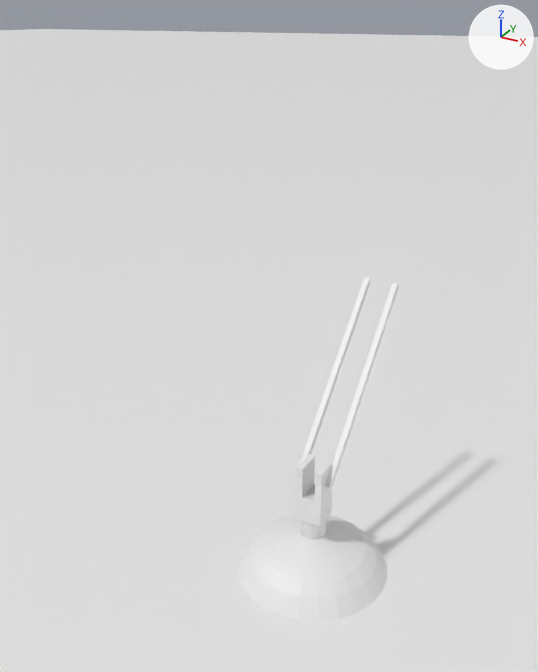
Renders of the Blender file lamp/lamp.blend from each side of a commit.
One viewpoint serves both versions: a camera (50 mm lens) standing at (2.0, -4.35, 4.11) and looking at (-0.45, 0.1, 1.89). The lights are fixed; the arrows at upper right show +X, +Y and +Z.

The first picture shows 'Ground to see shadow of lamp', 'Lamp Base', 'Lower Arm', 'Stem'.
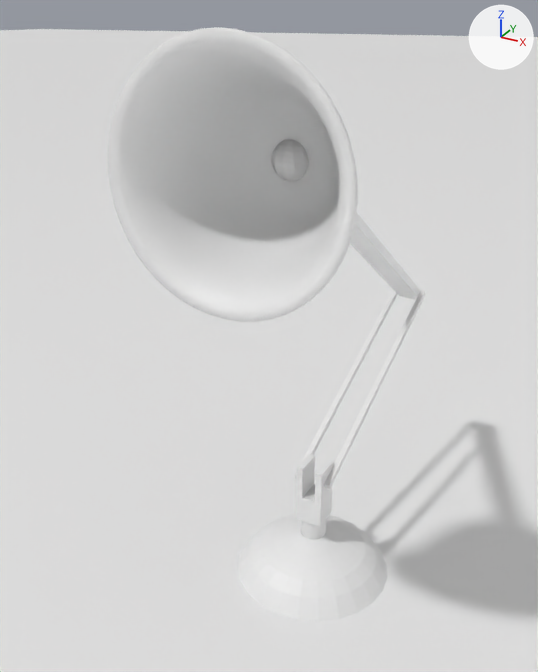
Where the newer file only moved an object's origin or applied its transform, the numbers keep the older frame.

Edits to the bpy script that builds the scene:
```text
Add me_cube:
    me_cube.from_pydata([(-1.0, -1.0, -1.0), (-1.0, -1.0, 24.9), (-1.0, 1.0, -1.0), (-1.0, 1.0, 24.9), (1.0, -1.0, -1.0), (1.0, -1.0, 24.9), (1.0, 1.0, -1.0), (1.0, 1.0, 24.9), (0.0, -0.1, 25.0), (0.6, 0.1, 25.0)], [], [(1, 3, 2, 0), (3, 7, 6, 2), (7, 5, 4, 6), (5, 1, 0, 4), (0, 2, 6, 4), (5, 7, 3, 1)])
Add me_sphere:
    me_sphere.from_pydata(...)  # a UV sphere (12 segments, 12 rings, poles along z) spanning x -0.125..0.125, y -0.125..0.125, z -0.125..0.125
Add cu_beziercircle_001:
    cu_beziercircle_001 = bpy.data.curves.new('BezierCircle.001', 'CURVE')
    cu_beziercircle_001.dimensions = '3D'
    _sp = cu_beziercircle_001.splines.new('BEZIER'); _sp.bezier_points.add(3)
    _sp.bezier_points.foreach_set('co', [-0.5, 0.0, -0.77, 0.0, 0.5, -0.77, 0.5, 0.0, -0.77, 0.0, -0.5, -0.77])
    _sp.bezier_points.foreach_set('handle_left', [-0.5, -0.276, -0.77, -0.276, 0.5, -0.77, 0.5, 0.276, -0.77, 0.276, -0.5, -0.77])
    _sp.bezier_points.foreach_set('handle_right', [-0.5, 0.276, -0.77, 0.276, 0.5, -0.77, 0.5, -0.276, -0.77, -0.276, -0.5, -0.77])
    for _p, _l, _r in zip(_sp.bezier_points, ['AUTO', 'AUTO', 'AUTO', 'AUTO'], ['AUTO', 'AUTO', 'AUTO', 'AUTO']): _p.handle_left_type = _l; _p.handle_right_type = _r
    _sp.order_u = 0
    _sp.order_v = 0
    _sp.use_cyclic_u = True
    cu_beziercircle_001.use_path = True
    cu_beziercircle_001.use_path_clamp = True
    cu_beziercircle_001.bevel_mode = 'OBJECT'
    cu_beziercircle_001.bevel_resolution = 0
    cu_beziercircle_001.fill_mode = 'HALF'
    cu_beziercircle_001.bevel_object = ob_lamp_shade_outline
Add cu_beziercurve_001:
    cu_beziercurve_001 = bpy.data.curves.new('BezierCurve.001', 'CURVE')
    cu_beziercurve_001.dimensions = '3D'
    _sp = cu_beziercurve_001.splines.new('BEZIER'); _sp.bezier_points.add(1)
    _sp.bezier_points.foreach_set('co', [-0.227, 0.0, 0.0, 0.484, 0.762, 0.0919])
    _sp.bezier_points.foreach_set('handle_left', [-0.404, -0.0579, 0.0, -0.0812, 0.792, 0.0919])
    _sp.bezier_points.foreach_set('handle_right', [0.0265, 0.0831, 0.0, 0.808, 0.745, 0.0919])
    for _p, _l, _r in zip(_sp.bezier_points, ['ALIGNED', 'ALIGNED'], ['ALIGNED', 'ALIGNED']): _p.handle_left_type = _l; _p.handle_right_type = _r
    _sp.order_u = 0
    _sp.order_v = 0
    cu_beziercurve_001.use_path = True
    cu_beziercurve_001.use_path_clamp = True
    cu_beziercurve_001.bevel_resolution = 0
    cu_beziercurve_001.fill_mode = 'HALF'
Add ob_upper_arm:
    ob_upper_arm = bpy.data.objects.new('Upper Arm', me_cube)
    ob_upper_arm.location = (0.0, 1.936, 1.724)
    ob_upper_arm.rotation_euler = (0.982, 0.0, 0.0)  # degrees (56, 0, 0)
    ob_upper_arm.scale = (0.102, 0.0347, 0.114)
Add ob_lamp_shade:
    ob_lamp_shade = bpy.data.objects.new('Lamp Shade', cu_beziercircle_001)
    ob_lamp_shade.location = (0.0, -0.436, 3.307)
    ob_lamp_shade.rotation_euler = (-1.571, 1.571, 0.0)  # degrees (-90, 90, 0)
    _m = ob_lamp_shade.modifiers.new('Solidify', 'SOLIDIFY')
    _m.thickness = 0.02
    _m.nonmanifold_thickness_mode = 'FIXED'
    _m.nonmanifold_merge_threshold = 0.0003
Add ob_lamp_shade_outline:
    ob_lamp_shade_outline = bpy.data.objects.new('Lamp Shade Outline', cu_beziercurve_001)
    ob_lamp_shade_outline.location = (0.0, -1.182, 3.954)
    ob_lamp_shade_outline.rotation_euler = (1.571, 1.571, 1.571)  # degrees (90, 90, 90)
Add ob_sphere:
    ob_sphere = bpy.data.objects.new('Sphere', me_sphere)
    ob_sphere.location = (0.0, -0.436, 3.307)
```

What differs and where, as boxes [x1, y1, x2, y2] in the pictures (538 x 672 px):
'Lamp Shade', added
    after: [107, 27, 358, 322]
'Upper Arm', added
    after: [350, 212, 420, 299]
'Sphere', added
    after: [271, 139, 308, 181]
